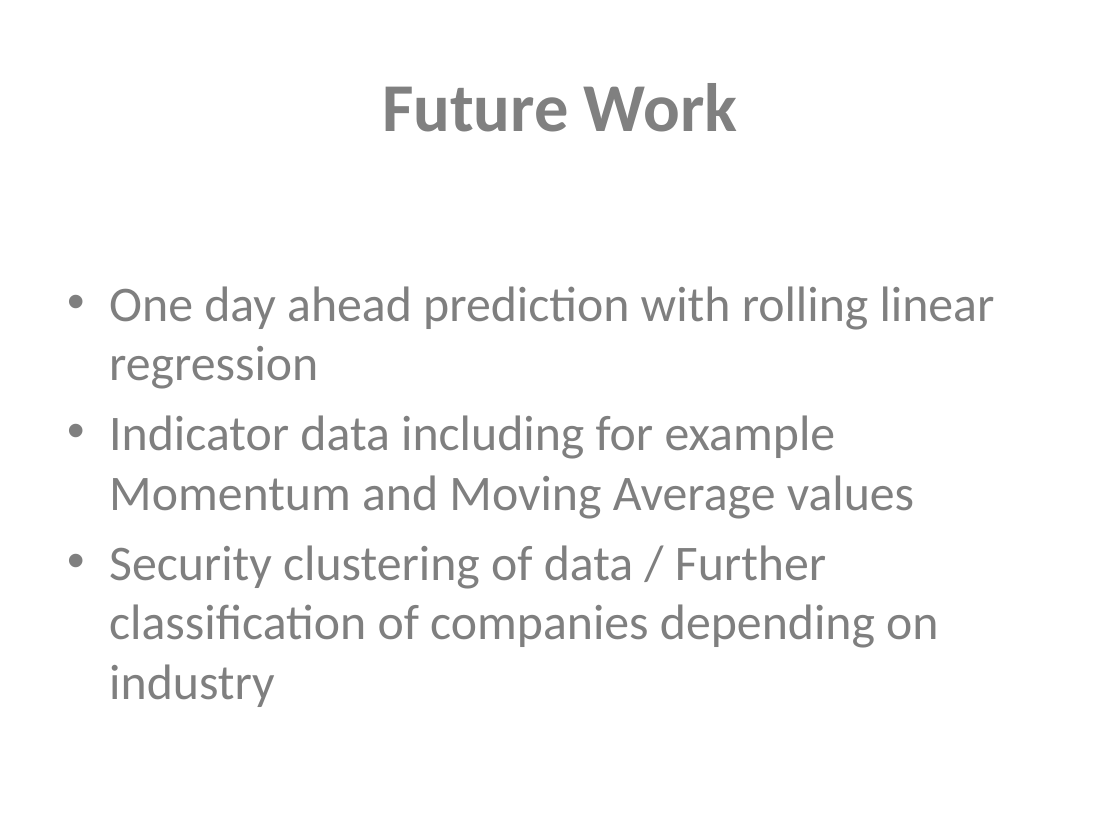
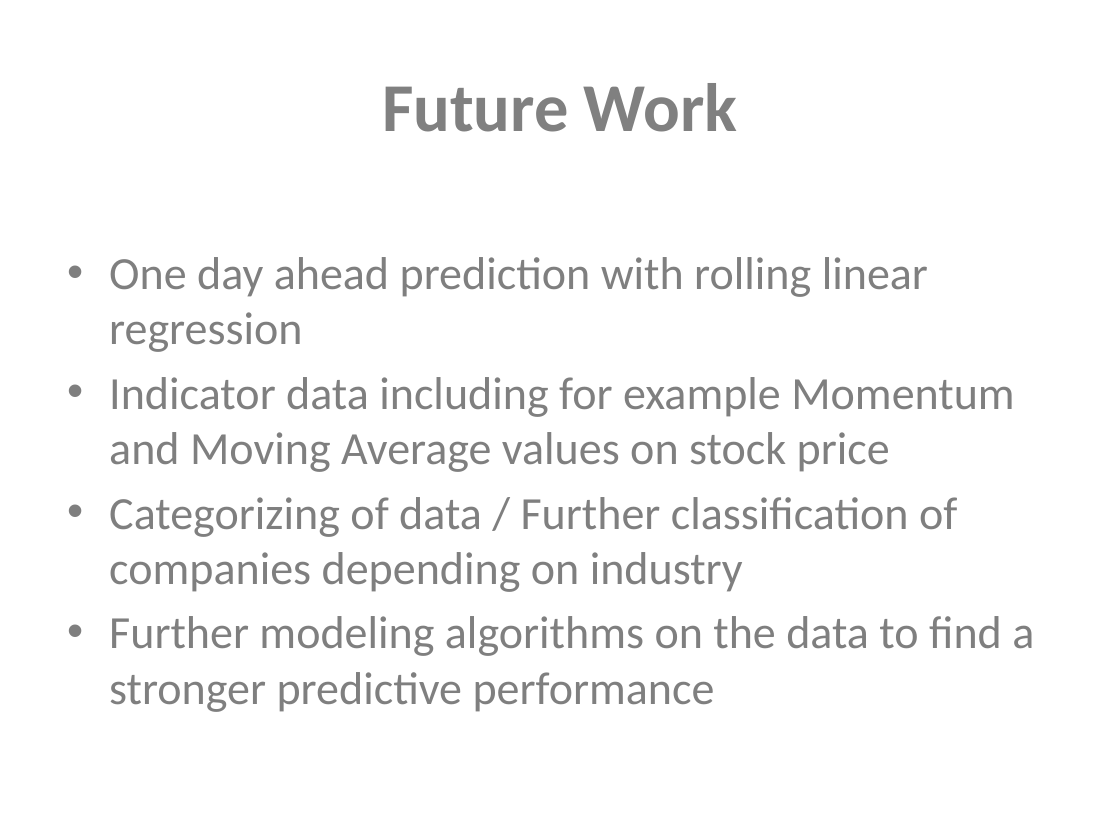
Before and after one commit to Sue-Mir/Module3_B_Project, a slide deck: slide 7 of Project3_B_NonTechnicalPresentation.pptx. Drawn at 1120x840 pixels with LibreOffice and Linux fonts; fonts in the diff are those of the drawing. Boxes give left, top, right and bottom in pixels: in the first picture for what was removed or moved away, otherwise in the second. Text is boxed around its words. In the diff, an @@ line names an element or a change of style, - is before the commit and + after.

```diff
--- a/Project3_B_NonTechnicalPresentation.pptx
+++ b/Project3_B_NonTechnicalPresentation.pptx
@@ text "One day ahead prediction with ...": place and size @@
-text "One day ahead prediction with ..." at <box>109,286,995,707</box>
+text "One day ahead prediction with ..." at <box>109,257,1034,712</box>
@@ text at <box>109,257,928,352</box>: size 32 to 29.6 pt in "One day ahead prediction with rolling linear ..." @@
@@ text at <box>109,377,1034,712</box>: text changed; size 32 to 29.6 pt @@
-• Indicator data including for example Momentum and Moving Average values
-• Security clustering of data / Further classification of companies depending on industry
+• Indicator data including for example Momentum and Moving Average values on stock price
+• Categorizing of data / Further classification of companies depending on industry
+• Further modeling algorithms on the data to find a stronger predictive performance
```
Also in this commit, not shown: 2 other slides changed, 1 slide added, 1 slide removed, 1 other file.
